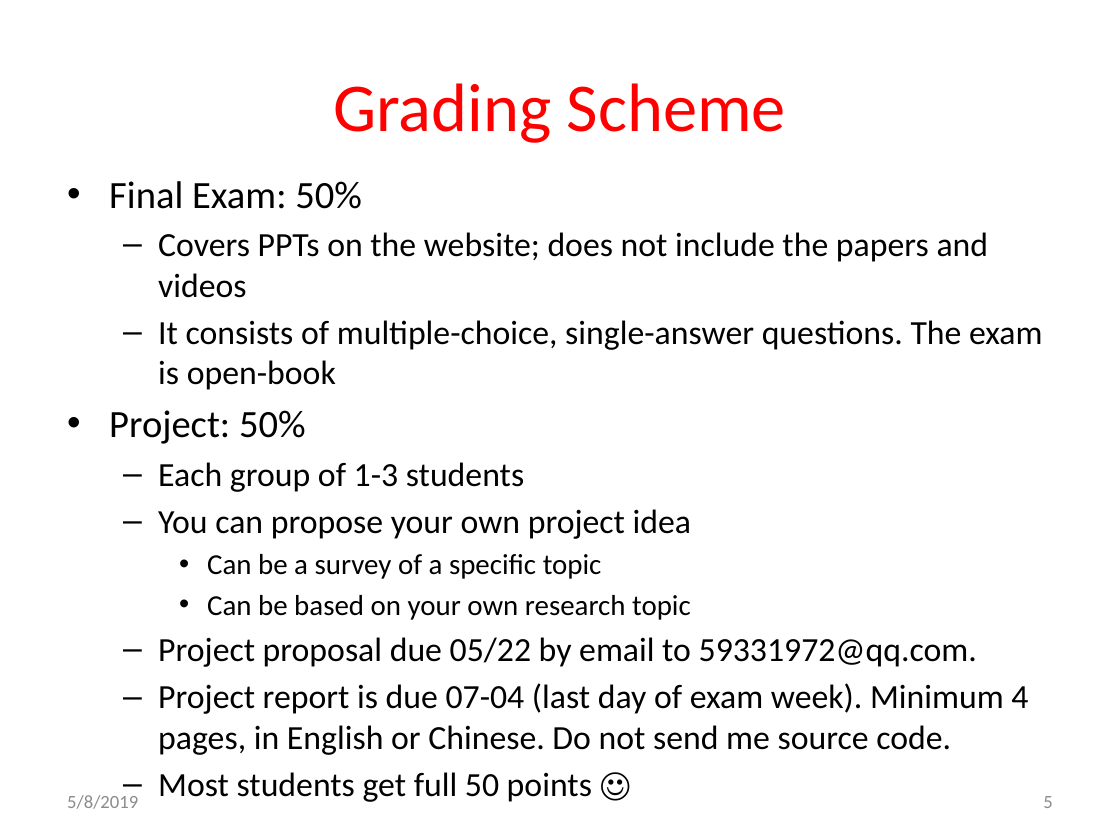
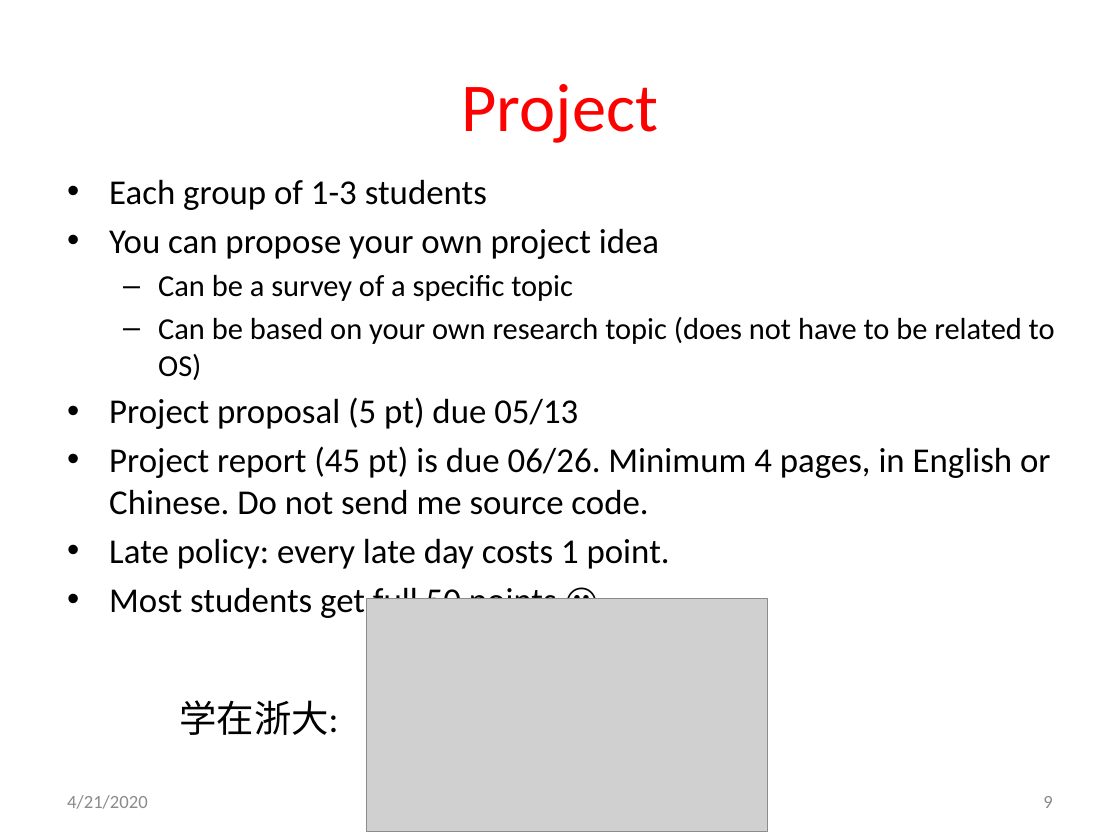
Before and after one commit to gulaoshi/gu.github.io, a slide deck: slide 9 of AdvOS/PPT+papers/L00-CourseIntro.pptx (slide 5 before the commit). Drawn at 1120x840 pixels with LibreOffice and Linux fonts; fonts in the diff are those of the drawing; grey boxes stand for pictures. Boxes give left, top, right and bottom in pixels: in the first picture for what was removed or moved away, otherwise in the second. Text is boxed around its words. In the diff, an @@ line names an element or a change of style, - is before the commit and + after.

```diff
--- a/AdvOS/PPT+papers/L00-CourseIntro.pptx
+++ b/AdvOS/PPT+papers/L00-CourseIntro.pptx
@@ title at (x1=462, y1=84, x2=658, y2=143): text changed @@
-Grading Scheme
+Project
@@ text at (x1=109, y1=179, x2=659, y2=618): size 21.7 to 22.4 pt in "Each group of 1-3 students", "You can propose your own project idea", "Most students get full 50 points ☺"; size 18.6 to 19.6 pt in "Can be a survey of a specific ..."; bullet – to •; list level 2 to 1 in "Each group of 1-3 students"; list level 2 to 1 in "You can propose your own ..."; bullet • to –; list level 3 to 2 in "Can be a survey of ..."; list level 2 to 1 in "Most students get full 50 ..." @@
@@ text at (x1=109, y1=181, x2=1042, y2=444): paragraphs removed @@
-• Final Exam: 50%
-  – Covers PPTs on the website; does not include the papers and videos
-  – It consists of multiple-choice, single-answer questions. The exam is open-book
-• Project: 50%
@@ text at (x1=109, y1=317, x2=1055, y2=569): text changed; size 21.7 to 22.4 pt @@
-    • Can be based on your own research topic
-  – Project proposal due 05/22 by email to 59331972@qq.com.
-  – Project report is due 07-04 (last day of exam week). Minimum 4 pages, in English or Chinese. Do not send me source code.
+  – Can be based on your own research topic (does not have to be related to OS)
+• Project proposal (5 pt) due 05/13
+• Project report (45 pt) is due 06/26. Minimum 4 pages, in English or Chinese. Do not send me source code.
+• Late policy: every late day costs 1 point.
@@ picture added at (x1=366, y1=598, x2=767, y2=831) @@
@@ text added at (x1=179, y1=700, x2=338, y2=735), 24 pt, text #000000 @@
+学在浙大:
@@ text at (x1=67, y1=795, x2=148, y2=809): text changed @@
-5/8/2019
+4/21/2020
@@ page number at (x1=1043, y1=796, x2=1052, y2=808): text changed @@
-5
+9
```
Also in this commit, not shown: 5 other slides changed, 5 slides added, 1 slide removed, 6 other files.
